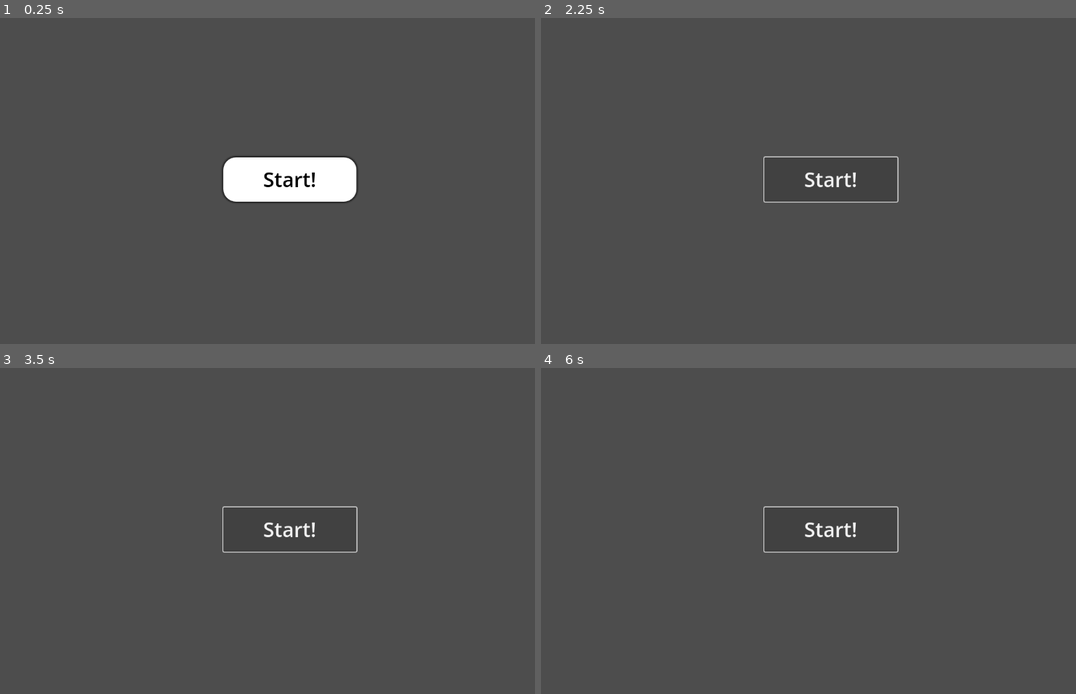
Above: before the commit, frames 1-4 (two rows, left to right).
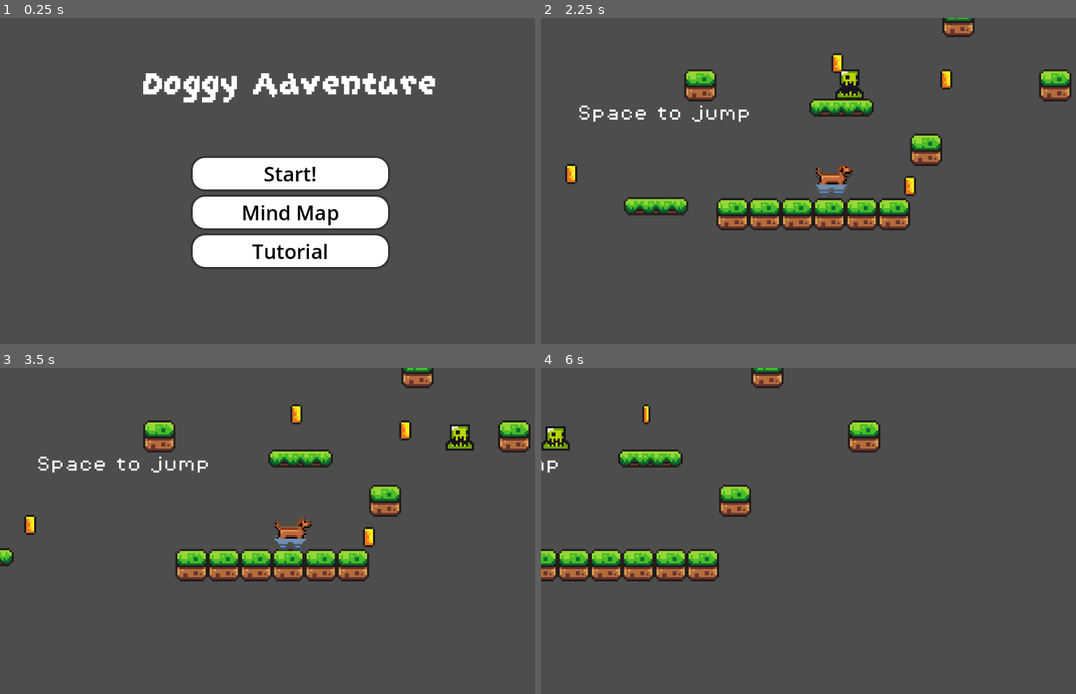
Above: after the commit, the same moments.

Repository: henspy/campfireofficial
Game: Godot game, scene res://scenes/mainMenu.tscn
The game is run twice, just before and just after one commit, with the same random seed, the same clock (stepped at 60 frames per second) and the same inputs.
Inputs (mouse positions are in pixels of both pictures, inside the frame that each line leads up to):
- Up to frame 1 (0.25 s): no input
- Up to frame 2 (2.25 s): click (829, 213) at 0.5 s, where only the run after the commit has a clickable "Mind Map"; click (829, 252) at 1.25 s, where only the run after the commit has a clickable "Tutorial"; click "Start!" at 2 s
- Up to frame 3 (3.5 s): click (288, 531) at 2.75 s, where only the run before the commit has a clickable "Start!"
- Up to frame 4 (6 s): hold D (move_right) 3.53-5.03 s; tap Up (jump) at 3.77, 4.52 s; hold Left (move_left) 5.03-5.78 s; hold D (move_right) from 5.78 s (still down)

The runs differ from the first frame. In frame 1, 11% of the frame differs, in the area x 26-82%, y 16-77%; in frame 2, 8.7%; in frame 3, 8.2%; in frame 4, 6.2%.

Commit message:
adeed 3 buttons
added menu

Diff:
--- a/scenes/game.tscn
+++ b/scenes/game.tscn
@@ -252,6 +252,10 @@
 tile_map_data = PackedByteArray("AAD1/wMAAAAAAA0AAAD0/wMAAAAAAA0AAADl/wcAAAAAAA8AAADl/wgAAAAAAA8AAADl/wkAAAAAAA8AAADl/w …(16240 unchanged characters)…
 tile_set = SubResource("TileSet_lbhrr")
 
+[node name="Layer0" type="TileMapLayer" parent="TileMap"]
+use_parent_material = true
+tile_set = SubResource("TileSet_lbhrr")
+
 [node name="Player" parent="." instance=ExtResource("1_uwrxv")]
 position = Vector2(48, 48)
 
--- a/scenes/mainMenu.tscn
+++ b/scenes/mainMenu.tscn
@@ -1,4 +1,7 @@
-[gd_scene load_steps=2 format=3 uid="uid://4vtt8sx74ifj"]
+[gd_scene load_steps=7 format=3 uid="uid://4vtt8sx74ifj"]
+
+[ext_resource type="Script" uid="uid://xttxh3aivy5u" path="res://scenes/main_menu.gd" id="1_3d1i7"]
+[ext_resource type="FontFile" uid="uid://btmuas1wj73o1" path="res://assets/fonts/GrapeSoda.ttf" id="1_qkhwq"]
 
 [sub_resource type="StyleBoxFlat" id="StyleBoxFlat_c7uy4"]
 bg_color = Color(1, 1, 1, 1)
@@ -7,6 +10,24 @@
 corner_radius_bottom_right = 25
 corner_radius_bottom_left = 25
 shadow_size = 5
+
+[sub_resource type="StyleBoxFlat" id="StyleBoxFlat_qkhwq"]
+bg_color = Color(0.7792914, 0.7792914, 0.7792913, 1)
+corner_radius_top_left = 25
+corner_radius_top_right = 25
+corner_radius_bottom_right = 25
+corner_radius_bottom_left = 25
+shadow_size = 5
+
+[sub_resource type="StyleBoxFlat" id="StyleBoxFlat_3d1i7"]
+bg_color = Color(0.8346143, 0.8346143, 0.8346143, 1)
+corner_radius_top_left = 25
+corner_radius_top_right = 25
+corner_radius_bottom_right = 25
+corner_radius_bottom_left = 25
+shadow_size = 5
+
+[sub_resource type="StyleBoxEmpty" id="StyleBoxEmpty_qkhwq"]
 
 [node name="MainMenu" type="Control"]
 layout_mode = 3
@@ -17,14 +38,87 @@
 anchor_bottom = 0.5
 grow_horizontal = 2
 grow_vertical = 2
+script = ExtResource("1_3d1i7")
 
-[node name="Button" type="Button" parent="."]
-layout_mode = 0
-offset_left = -133.0
-offset_top = -47.0
-offset_right = 131.0
-offset_bottom = 41.0
+[node name="VBoxContainer" type="VBoxContainer" parent="."]
+layout_mode = 1
+anchors_preset = 8
+anchor_left = 0.5
+anchor_top = 0.5
+anchor_right = 0.5
+anchor_bottom = 0.5
+offset_left = -194.0
+offset_top = -46.0
+offset_right = 194.0
+offset_bottom = 171.5
+grow_horizontal = 2
+grow_vertical = 2
+theme_override_constants/separation = 14
+
+[node name="Button" type="Button" parent="VBoxContainer"]
+layout_mode = 2
+size_flags_vertical = 3
 theme_override_colors/font_color = Color(0, 0, 0, 1)
+theme_override_colors/font_focus_color = Color(0, 0, 0, 1)
+theme_override_colors/font_pressed_color = Color(0, 0, 0, 1)
+theme_override_colors/font_hover_color = Color(0, 0, 0, 1)
+theme_override_colors/font_hover_pressed_color = Color(0, 0, 0, 1)
 theme_override_font_sizes/font_size = 40
 theme_override_styles/normal = SubResource("StyleBoxFlat_c7uy4")
+theme_override_styles/pressed = SubResource("StyleBoxFlat_qkhwq")
+theme_override_styles/hover = SubResource("StyleBoxFlat_3d1i7")
+theme_override_styles/focus = SubResource("StyleBoxEmpty_qkhwq")
 text = "Start!"
+
+[node name="Button2" type="Button" parent="VBoxContainer"]
+layout_mode = 2
+size_flags_vertical = 3
+theme_override_colors/font_color = Color(0, 0, 0, 1)
+theme_override_colors/font_focus_color = Color(0, 0, 0, 1)
+theme_override_colors/font_pressed_color = Color(0, 0, 0, 1)
+theme_override_colors/font_hover_color = Color(0, 0, 0, 1)
+theme_override_colors/font_hover_pressed_color = Color(0, 0, 0, 1)
+theme_override_font_sizes/font_size = 40
+theme_override_styles/normal = SubResource("StyleBoxFlat_c7uy4")
+theme_override_styles/pressed = SubResource("StyleBoxFlat_qkhwq")
+theme_override_styles/hover = SubResource("StyleBoxFlat_3d1i7")
+theme_override_styles/focus = SubResource("StyleBoxEmpty_qkhwq")
+text = "Mind Map"
+
+[node name="Button3" type="Button" parent="VBoxContainer"]
+layout_mode = 2
+size_flags_vertical = 3
+theme_override_colors/font_color = Color(0, 0, 0, 1)
+theme_override_colors/font_focus_color = Color(0, 0, 0, 1)
+theme_override_colors/font_pressed_color = Color(0, 0, 0, 1)
+theme_override_colors/font_hover_color = Color(0, 0, 0, 1)
+theme_override_colors/font_hover_pressed_color = Color(0, 0, 0, 1)
+theme_override_font_sizes/font_size = 40
+theme_override_styles/normal = SubResource("StyleBoxFlat_c7uy4")
+theme_override_styles/pressed = SubResource("StyleBoxFlat_qkhwq")
+theme_override_styles/hover = SubResource("StyleBoxFlat_3d1i7")
+theme_override_styles/focus = SubResource("StyleBoxEmpty_qkhwq")
+text = "Tutorial"
+
+[node name="Label" type="Label" parent="."]
+layout_mode = 1
+anchors_preset = 8
+anchor_left = 0.5
+anchor_top = 0.5
+anchor_right = 0.5
+anchor_bottom = 0.5
+offset_left = -292.0
+offset_top = -236.0
+offset_right = 292.0
+offset_bottom = -150.0
+grow_horizontal = 2
+grow_vertical = 2
+theme_override_fonts/font = ExtResource("1_qkhwq")
+theme_override_font_sizes/font_size = 85
+text = "Doggy Adventure"
+horizontal_alignment = 1
+vertical_alignment = 1
+
+[connection signal="pressed" from="VBoxContainer/Button" to="." method="_on_start_pressed"]
+[connection signal="pressed" from="VBoxContainer/Button2" to="." method="_on_mindmap_pressed"]
+[connection signal="pressed" from="VBoxContainer/Button3" to="." method="_on_tutorial_pressed"]
--- /dev/null
+++ b/scenes/main_menu.gd
@@ -0,0 +1,25 @@
+extends Control
+
+
+# Called when the node enters the scene tree for the first time.
+func _ready() -> void:
+	pass # Replace with function body.
+
+
+# Called every frame. 'delta' is the elapsed time since the previous frame.
+
+
+
+func _on_start_pressed() -> void:
+	get_tree().change_scene_to_file("res://scenes/game.tscn")
+
+
+
+
+
+func _on_mindmap_pressed() -> void:
+	print("startpressed")
+
+
+func _on_tutorial_pressed() -> void:
+	print("startpressed")
Binary file added: assets/fonts/GrapeSoda.ttf
Not shown, added: assets/fonts/GrapeSoda.ttf.import
Not shown, added: scenes/main_menu.gd.uid
